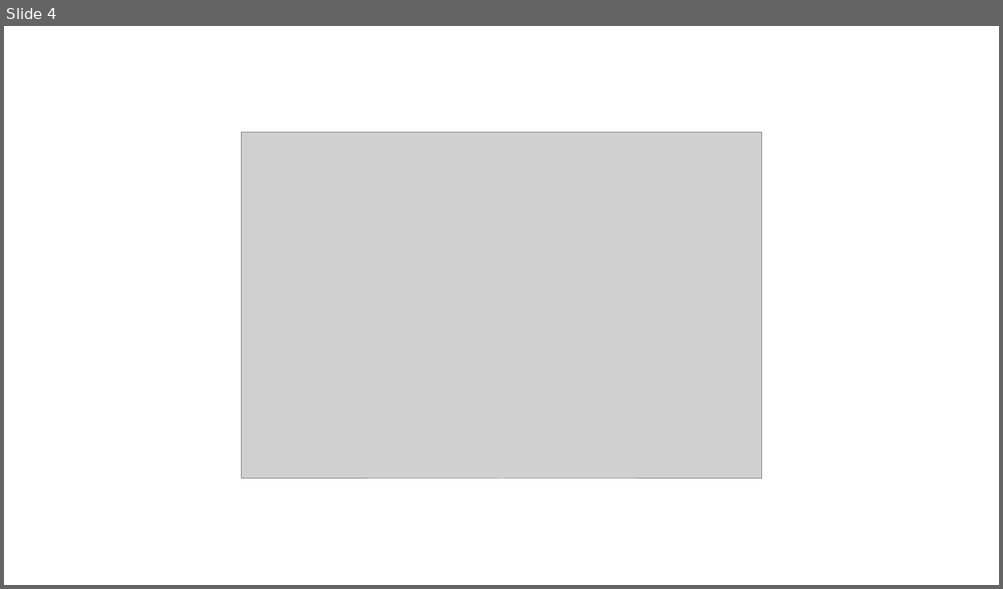
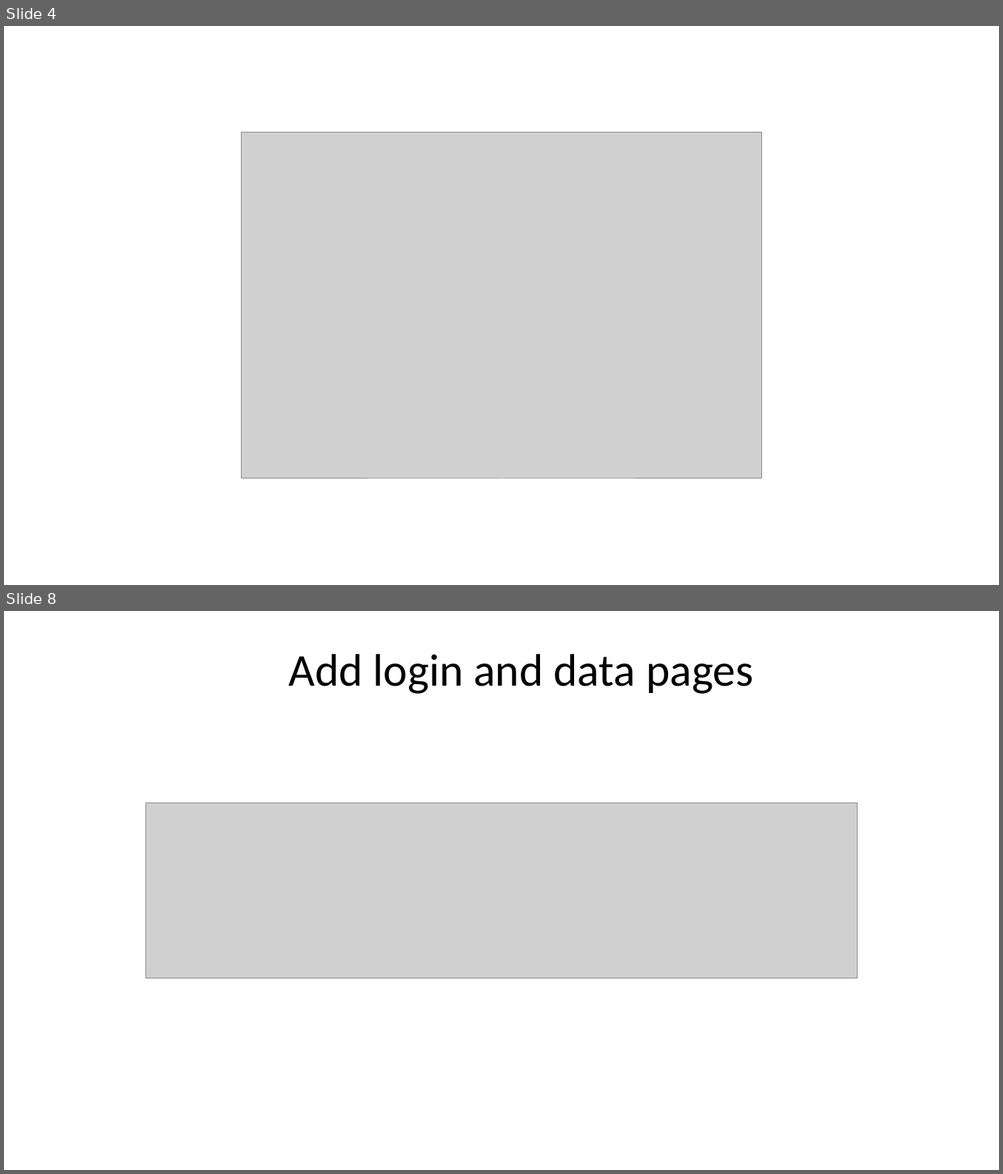
Before and after one commit to DHI/DomainServicesCourse, a slide deck: Presentations/DS-course-4-frontend.pptx. Shown one above the other, each under a label of ours: slide 4 before the commit, slides 4 and 8 after it; the slides between them are not shown. The pictures are 1003x589 and 1003x1174 pixels, drawn with LibreOffice and Linux fonts; fonts in the diff are those of the drawing; grey boxes stand for pictures. Boxes give left, top, right and bottom in pixels: in the first picture for what was removed or moved away, otherwise in the second. Text is boxed around its words. In the diff, an @@ line names an element or a change of style, - is before the commit and + after.

Commit message:
frontend app init and login

```diff
--- a/Presentations/DS-course-4-frontend.pptx
+++ b/Presentations/DS-course-4-frontend.pptx
@@ slide 8 added at (4,611,999,1170), background #FFFFFF @@
@@ text added at (288,654,753,694), 44 pt, text #000000 @@
+Add login and data pages
@@ picture added at (146,803,857,978) @@
```
Also in this commit, not shown: 6 other slides added, 24 other files.
